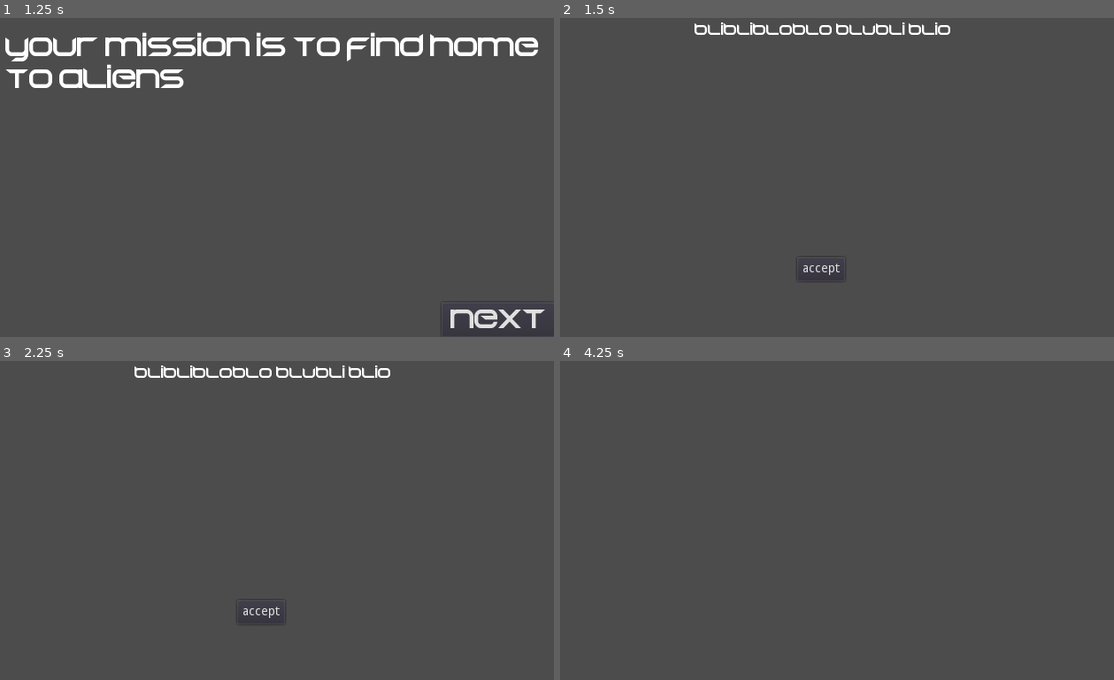
Above: before the commit, frames 1-4 (two rows, left to right).
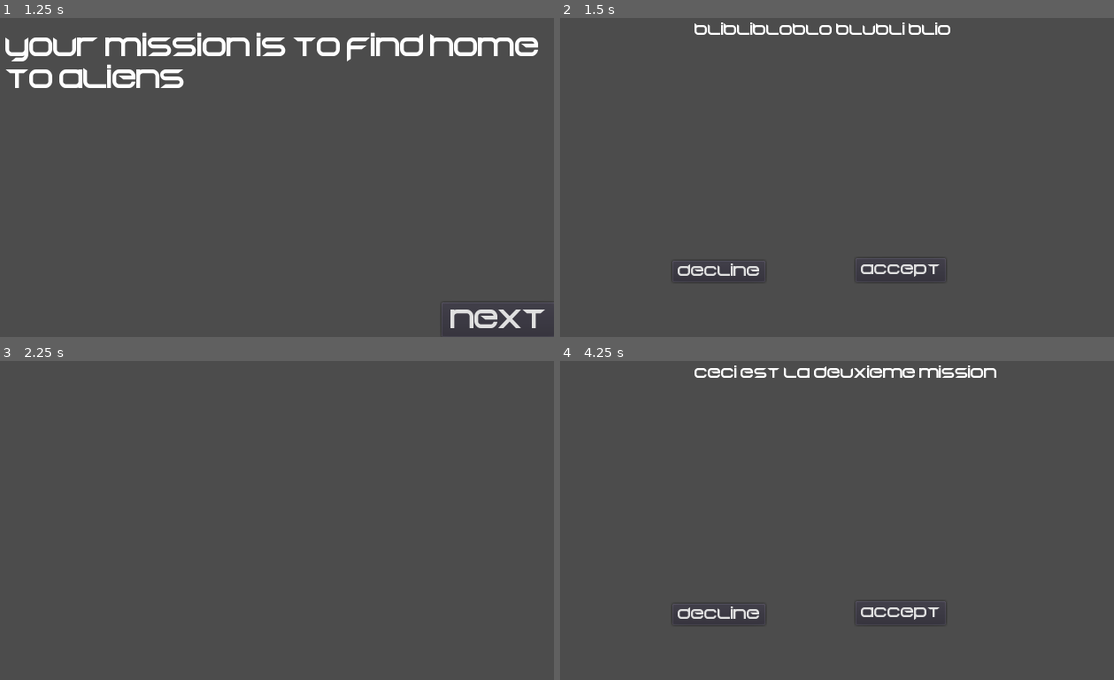
Above: after the commit, the same moments.

Repository: RyanHerb/-jubilant-octo-robot
Game: Godot game, scene res://Main.tscn
Same seed, same stepped clock (60 frames per second), same inputs: the game is played once before the commit and once after it.
Inputs (mouse positions are in pixels of both pictures, inside the frame that each line leads up to):
- Up to frame 1 (1.25 s): click "start" at 0.5 s
- Up to frame 2 (1.5 s): click "next" at 1.25 s
- Up to frame 3 (2.25 s): click (160, 613) at 2 s, where only the run after the commit has a clickable "decline"
- Up to frame 4 (4.25 s): click (820, 613) at 2.75 s, where only the run before the commit has a clickable "accept"; click (1058, 533) at 3.5 s, where only the run before the commit has a clickable "valider"

Frame 1 is identical in both runs. In frame 2, 0.6% of the frame differs, in the area x 21-69%, y 76-82%; in frame 3, 0.9%; in frame 4, 1.5%, in the area x 21-79%, y 1-82%.

Commit message:
Ajout bouton refuser mission
Si mission refuser, passer a la mission suivante

Diff:
--- a/HUDBureau.gd
+++ b/HUDBureau.gd
@@ -20,6 +20,7 @@
 	$DescMission.hide()
 	$FinishMissionButton.hide()
 	$Fin.hide()
+	$RefuseMission.hide()
 
 #func miniature_mission():
 	#$RecapMission.text = str($Mission.max_temperature)
@@ -36,6 +37,7 @@
 	$AcceptMission.show()
 	#$DescMission.text = mission.getDescr()
 	$DescMission.show()
+	$RefuseMission.show()
 
 func update_description_mission(text):
 	$DescMission.text = text
@@ -46,6 +48,7 @@
 	$AcceptMission.hide()
 	$DescMission.hide()
 	$FinishMissionButton.show()
+	$RefuseMission.hide()
 	#ajouter budget à Money
 
 
@@ -53,3 +56,10 @@
 	$FinishMissionButton.hide()
 	$RecapMission.hide()
 	emit_signal("mission_finished")
+
+
+func _on_RefuseMission_pressed():
+	$AcceptMission.hide()
+	$RefuseMission.hide()
+	$DescMission.hide()
+	emit_signal("mission_finished")
--- a/HUDBureau.tscn
+++ b/HUDBureau.tscn
@@ -17,6 +17,9 @@
 size = 20
 font_data = ExtResource( 1 )
 
+[sub_resource type="DynamicFont" id=12]
+font_data = ExtResource( 1 )
+
 [sub_resource type="DynamicFont" id=6]
 font_data = ExtResource( 1 )
 
@@ -25,6 +28,9 @@
 
 [sub_resource type="DynamicFont" id=11]
 size = 35
+font_data = ExtResource( 1 )
+
+[sub_resource type="DynamicFont" id=13]
 font_data = ExtResource( 1 )
 
 [node name="HUDBureau" type="Node2D"]
@@ -83,10 +89,11 @@
 }
 
 [node name="AcceptMission" type="Button" parent="."]
-margin_left = 282.0
-margin_top = 270.0
-margin_right = 336.0
-margin_bottom = 297.0
+margin_left = 348.0
+margin_top = 271.0
+margin_right = 402.0
+margin_bottom = 298.0
+custom_fonts/font = SubResource( 12 )
 text = "accept"
 __meta__ = {
 "_edit_group_": true,
@@ -137,5 +144,17 @@
 "_edit_group_": true,
 "_edit_use_anchors_": false
 }
+
+[node name="RefuseMission" type="Button" parent="."]
+margin_left = 141.0
+margin_top = 273.5
+margin_right = 243.0
+margin_bottom = 297.5
+custom_fonts/font = SubResource( 13 )
+text = "decline"
+__meta__ = {
+"_edit_use_anchors_": false
+}
 [connection signal="pressed" from="AcceptMission" to="." method="_on_AcceptMission_pressed"]
 [connection signal="pressed" from="FinishMissionButton" to="." method="_on_FinishMissionButton_pressed"]
+[connection signal="pressed" from="RefuseMission" to="." method="_on_RefuseMission_pressed"]
Not shown: 1 places in HUDBureau.tscn that only renumber resources
Not shown: 1 places in Main.tscn that only renumber resources
